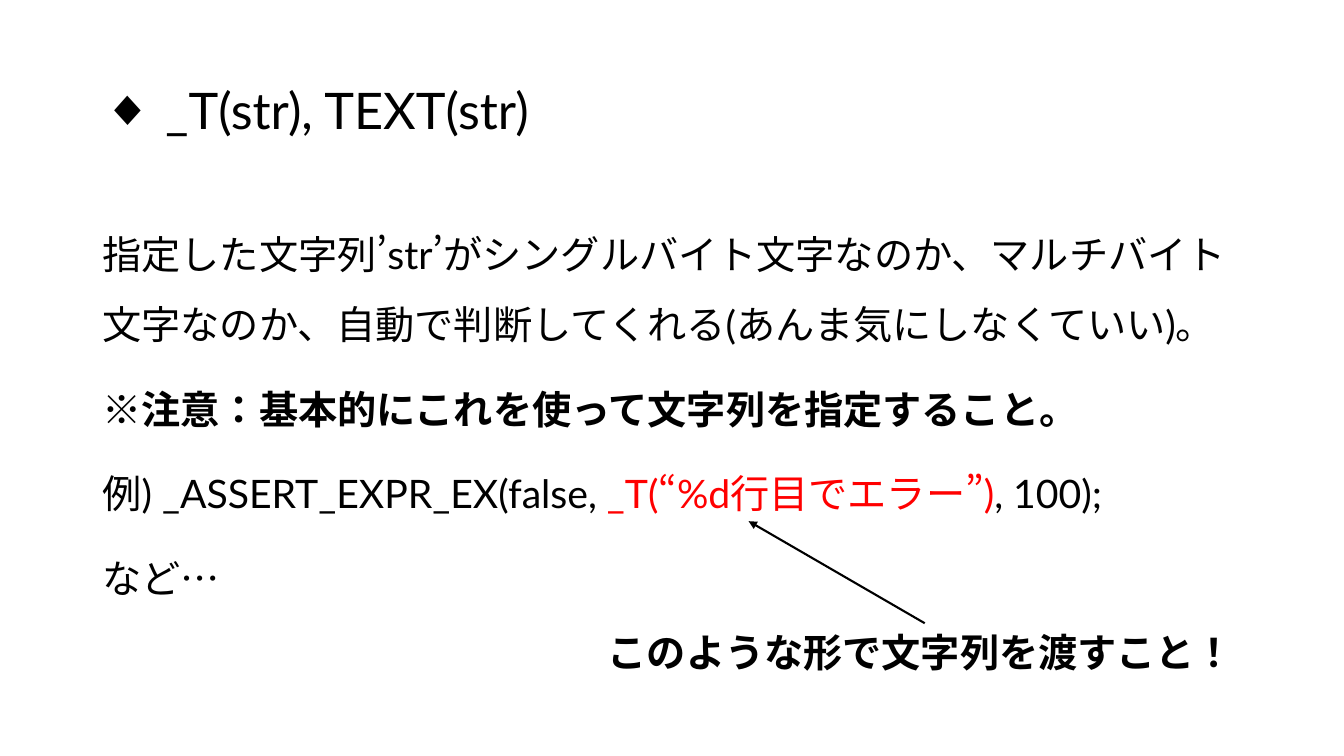
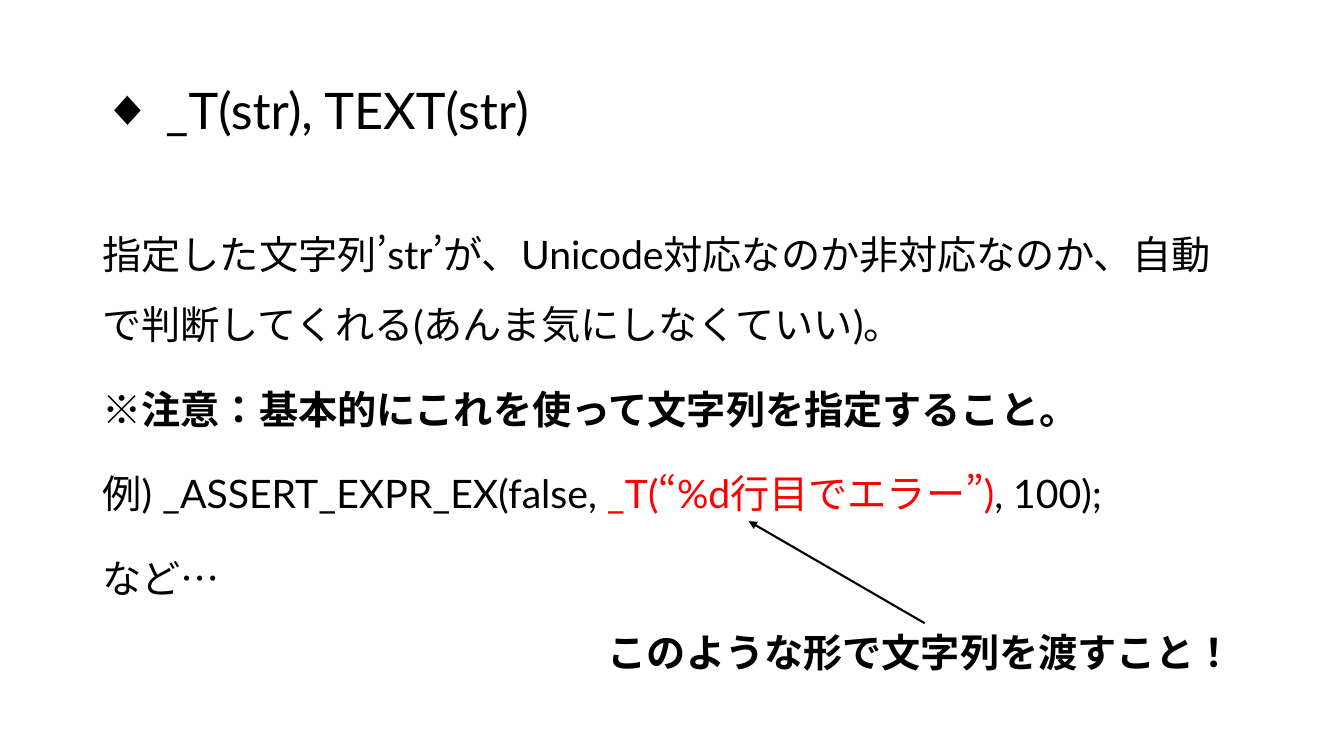
Before and after one commit to laser-lab-2021-Yu/DebugTools, a slide deck: slide 10 of DebugTools使い方.pptx. Drawn at 1344x756 pixels with LibreOffice and Linux fonts; fonts in the diff are those of the drawing. Boxes give left, top, right and bottom in pixels: in the first picture for what was removed or moved away, otherwise in the second. Text is boxed around its words. In the diff, an @@ line names an element or a change of style, - is before the commit and + after.

Commit message:
Update

```diff
--- a/DebugTools使い方.pptx
+++ b/DebugTools使い方.pptx
@@ text at (102, 234, 1210, 345): text changed @@
-指定した文字列’str’がシングルバイト文字なのか、マルチバイト文字なのか、自動で判断してくれる(あんま気にしなくていい)。
+指定した文字列’str’が、Unicode対応なのか非対応なのか、自動で判断してくれる(あんま気にしなくていい)。
```
